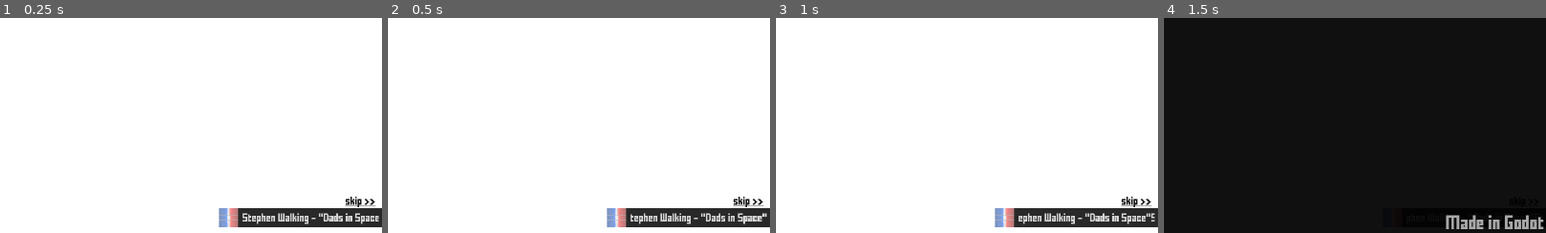
Above: before the commit, frames 1-4 (left to right).
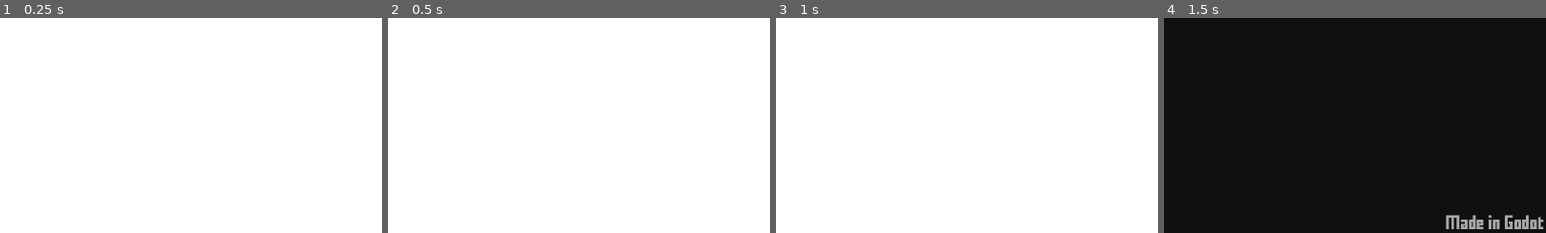
Above: after the commit, the same moments.

Repository: MarshallJDem/SuperCTF
Game: Godot game, scene res://Global_Overlay.tscn
Two runs of this game, one before a commit and one after it. Both use one fixed random seed, a clock stepped at 60 frames per second and the inputs below. This scene is started directly instead of the project's main scene.
Inputs (mouse positions are % of the whole screen's width and height, from its top left):
- Up to frame 1 (0.25 s): no input
- Up to frame 2 (0.5 s): no input
- Up to frame 3 (1 s): tap Enter at 0.5 s; move the mouse to (72, 45) at 0.52 s; press the mouse at (72, 45) at 0.53 s; hold Right from 0.53 s (still down); tap Space at 0.77 s
- Up to frame 4 (1.5 s): release Right at 1.25 s; release the mouse at (72, 45) at 1.25 s; click "Options" at 1.25 s
The pictures show only the part of the screen within x 50-100%, y 50-100%; the shares and areas given below are measured in that part.

The runs differ from the first frame. In frame 1, 4.0% of the frame differs, in the area x 57-100%, y 83-98%; in frame 2, 4.0%; in frame 3, 4.0%; in frame 4, less than 0.1%.

Commit message:
Removed background music from the game (UI Elements still exist but are disabled)

Diff:
--- a/Global_Overlay.gd
+++ b/Global_Overlay.gd
@@ -33,6 +33,7 @@
 	play_next_song();
 
 func play_next_song():
+	return;
 	current_song = (current_song + 1) % table.size();
 	Globals.write_save_data();
 	$CanvasLayer/Music_Background/Music_Title.text = table[song_ids[current_song]] + "  |  ";
--- a/Global_Overlay.tscn
+++ b/Global_Overlay.tscn
@@ -36,6 +36,7 @@
 }
 
 [node name="Music_Background" type="ColorRect" parent="CanvasLayer"]
+visible = false
 margin_left = 1510.0
 margin_top = 1017.0
 margin_right = 1921.0
Binary file removed: Assets/Music/0.jpg
Not shown, removed: Assets/Music/0.jpg.import
Not shown, removed: Assets/Music/0.ogg.import
Binary file removed: Assets/Music/1.jpg
Not shown, removed: Assets/Music/1.jpg.import
Not shown, removed: Assets/Music/1.ogg.import
Binary file removed: Assets/Music/2.jpg
Not shown, removed: Assets/Music/2.jpg.import
Not shown, removed: Assets/Music/2.ogg.import
Binary file removed: Assets/Music/3.jpg
Not shown, removed: Assets/Music/3.jpg.import
Not shown, removed: Assets/Music/3.ogg.import
(and 20 more such lines)
